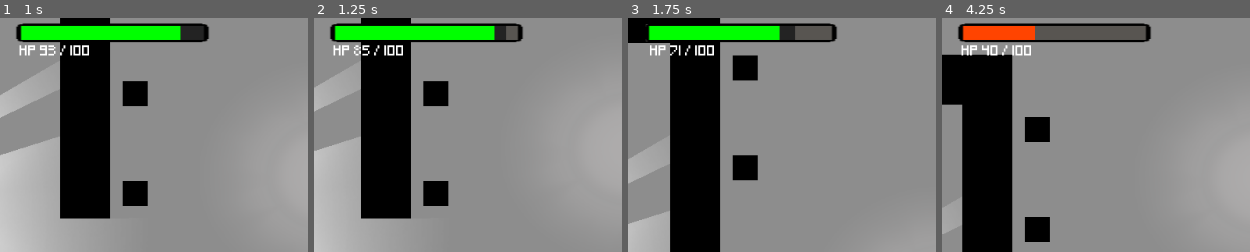
Above: before the commit, frames 1-4 (left to right).
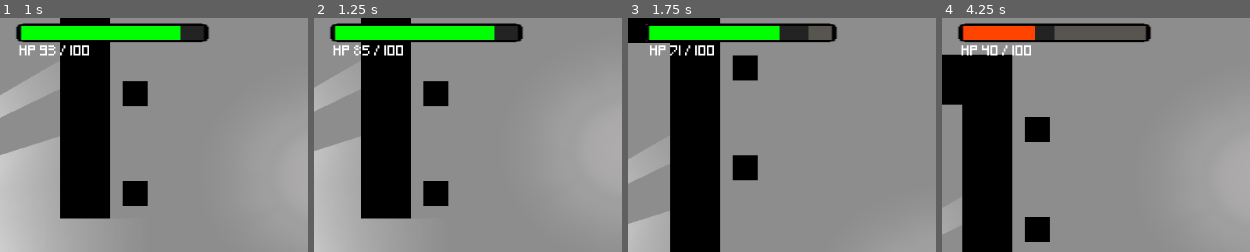
Above: after the commit, the same moments.

Repository: VicentGJ/ProyectoIP
Game: Godot game, scene res://scenes/world.tscn
The game is run twice, just before and just after one commit, with the same random seed, the same clock (stepped at 60 frames per second) and the same inputs. The engine's default icon, where the game draws it, is replaced by a stand-in: a white triangle on a blue panel in a dark square.
Inputs (mouse positions are % of the whole screen's width and height, from its top left):
- Up to frame 1 (1 s): move the mouse to (93, 45) at 0.52 s; hold Right (ui_right) from 0.53 s (still down); click (93, 45) at 0.6 s; tap Space (jump) at 0.77 s; tap T (test_action) at 0.8 s
- Up to frame 2 (1.25 s): keep holding Right (ui_right)
- Up to frame 3 (1.75 s): keep holding Right (ui_right); move the mouse to (39, 55) at 1.27 s; tap T (test_action) at 1.35 s; tap Space (jump) at 1.52 s; click (39, 55) at 1.55 s
- Up to frame 4 (4.25 s): move the mouse to (78, 28) at 2.02 s; release Right (ui_right) at 2.03 s; hold Left (ui_left) 2.03-2.78 s; click (78, 28) at 2.1 s; tap T (test_action) at 2.3, 3.6 s; move the mouse to (58, 70) at 2.77 s; hold Right (ui_right) from 2.78 s (still down); tap Ctrl (slide) at 2.85 s; tap Space (jump) at 3.02, 3.77 s; click (58, 70) at 3.05 s; move the mouse to (outside the picture) at 3.52 s
The pictures show only the part of the screen within x 0-50%, y 3-53%; the shares and areas given below are measured in that part.

Frame 1 is identical in both runs. In frame 2, 0.2% of the frame differs, in the area x 62-67%, y 3-10%; in frame 3, 0.3%; in frame 4, 0.4%, in the area x 30-37%, y 3-10%.

Commit message:
shake and  healing

Diff:
--- a/scenes/BossRightHand.tscn
+++ b/scenes/BossRightHand.tscn
@@ -1,12 +1,204 @@
-[gd_scene load_steps=7 format=2]
+[gd_scene load_steps=21 format=2]
 
 [ext_resource path="res://scripts/BossRightHand.gd" type="Script" id=1]
 [ext_resource path="res://icon.png" type="Texture" id=2]
 
 [sub_resource type="Animation" id=4]
 length = 0.001
+tracks/0/type = "value"
+tracks/0/path = NodePath("..:position")
+tracks/0/interp = 1
+tracks/0/loop_wrap = true
+tracks/0/imported = false
+tracks/0/enabled = true
+tracks/0/keys = {
+"times": PoolRealArray( 0 ),
+"transitions": PoolRealArray( 1 ),
+"update": 0,
+"values": [ Vector2( 111, 317 ) ]
+}
+tracks/1/type = "value"
+tracks/1/path = NodePath(".:modulate")
+tracks/1/interp = 1
+tracks/1/loop_wrap = true
+tracks/1/imported = false
+tracks/1/enabled = true
+tracks/1/keys = {
+"times": PoolRealArray( 0 ),
+"transitions": PoolRealArray( 1 ),
+"update": 0,
+"values": [ Color( 1, 1, 1, 1 ) ]
+}
+tracks/2/type = "value"
+tracks/2/path = NodePath("..:motion/sync_to_physics")
+tracks/2/interp = 1
+tracks/2/loop_wrap = true
+tracks/2/imported = false
+tracks/2/enabled = true
+tracks/2/keys = {
+"times": PoolRealArray( 0 ),
+"transitions": PoolRealArray( 1 ),
+"update": 0,
+"values": [ true ]
+}
+tracks/3/type = "value"
+tracks/3/path = NodePath("..:modulate")
+tracks/3/interp = 1
+tracks/3/loop_wrap = true
+tracks/3/imported = false
+tracks/3/enabled = true
+tracks/3/keys = {
+"times": PoolRealArray( 0 ),
+"transitions": PoolRealArray( 1 ),
+"update": 0,
+"values": [ Color( 1, 1, 1, 1 ) ]
+}
+
+[sub_resource type="Animation" id=6]
+resource_name = "horizontalAttack"
+length = 2.0
+tracks/0/type = "value"
+tracks/0/path = NodePath(".:modulate")
+tracks/0/interp = 1
+tracks/0/loop_wrap = true
+tracks/0/imported = false
+tracks/0/enabled = true
+tracks/0/keys = {
+"times": PoolRealArray( 0.3, 0.4, 0.5, 0.6, 0.7 ),
+"transitions": PoolRealArray( 1, 1, 1, 1, 1 ),
+"update": 0,
+"values": [ Color( 1, 1, 1, 1 ), Color( 0, 0, 0, 1 ), Color( 1, 1, 1, 1 ), Color( 0, 0, 0, 1 ), Color( 1, 1, 1, 1 ) ]
+}
+tracks/1/type = "value"
+tracks/1/path = NodePath("..:position")
+tracks/1/interp = 1
+tracks/1/loop_wrap = true
+tracks/1/imported = false
+tracks/1/enabled = true
+tracks/1/keys = {
+"times": PoolRealArray( 0, 0.1, 0.3, 0.4, 0.5, 0.6, 0.7, 1.1, 1.4, 1.5, 2 ),
+"transitions": PoolRealArray( 1, 1, 1, 1, 1, 1, 1, 1, 1, 1, 1 ),
+"update": 0,
+"values": [ Vector2( 155, 260 ), Vector2( 155, 260 ), Vector2( 44, 398 ), Vector2( 50, 402 ), Vector2( 63, 412 ), Vector2( 74, 426 ), Vector2( 91, 437 ), Vector2( 800, 437 ), Vector2( 800, 437 ), Vector2( 692.5, 431 ), Vector2( 155, 250 ) ]
+}
+
+[sub_resource type="Animation" id=7]
+resource_name = "idle"
+length = 4.0
+loop = true
+step = 1.0
+tracks/0/type = "value"
+tracks/0/path = NodePath("..:position")
+tracks/0/interp = 1
+tracks/0/loop_wrap = true
+tracks/0/imported = false
+tracks/0/enabled = true
+tracks/0/keys = {
+"times": PoolRealArray( 0, 2, 4 ),
+"transitions": PoolRealArray( 1, 1, 1 ),
+"update": 0,
+"values": [ Vector2( 155, 250 ), Vector2( 155, 270 ), Vector2( 155, 250 ) ]
+}
+
+[sub_resource type="Animation" id=8]
+resource_name = "verticalAttack_1"
+length = 2.5
+step = 0.01
+tracks/0/type = "value"
+tracks/0/path = NodePath("..:position")
+tracks/0/interp = 1
+tracks/0/loop_wrap = true
+tracks/0/imported = false
+tracks/0/enabled = true
+tracks/0/keys = {
+"times": PoolRealArray( 0, 0.4, 0.61, 1, 2.5 ),
+"transitions": PoolRealArray( 1, 1, 1, 1, 1 ),
+"update": 0,
+"values": [ Vector2( 155, 250 ), Vector2( 155, 121 ), Vector2( 155, 491 ), Vector2( 155, 491 ), Vector2( 155, 250 ) ]
+}
+tracks/1/type = "value"
+tracks/1/path = NodePath("..:modulate")
+tracks/1/interp = 1
+tracks/1/loop_wrap = true
+tracks/1/imported = false
+tracks/1/enabled = true
+tracks/1/keys = {
+"times": PoolRealArray( 0.16, 0.22, 0.28, 0.33, 0.39 ),
+"transitions": PoolRealArray( 1, 1, 1, 1, 1 ),
+"update": 0,
+"values": [ Color( 1, 1, 1, 1 ), Color( 0, 0, 0, 1 ), Color( 1, 1, 1, 1 ), Color( 0, 0, 0, 1 ), Color( 1, 1, 1, 1 ) ]
+}
+
+[sub_resource type="Animation" id=9]
+resource_name = "verticalAttack_2"
+length = 2.3
+tracks/0/type = "value"
+tracks/0/path = NodePath("..:position")
+tracks/0/interp = 1
+tracks/0/loop_wrap = true
+tracks/0/imported = false
+tracks/0/enabled = true
+tracks/0/keys = {
+"times": PoolRealArray( 0, 0.3, 0.89, 1.1, 1.49, 2.3 ),
+"transitions": PoolRealArray( 1, 1, 1, 1, 1, 1 ),
+"update": 0,
+"values": [ Vector2( 155, 250 ), Vector2( 337, 250 ), Vector2( 337, 200 ), Vector2( 337, 491 ), Vector2( 337, 491 ), Vector2( 155, 250 ) ]
+}
+tracks/1/type = "value"
+tracks/1/path = NodePath("..:modulate")
+tracks/1/interp = 1
+tracks/1/loop_wrap = true
+tracks/1/imported = false
+tracks/1/enabled = true
+tracks/1/keys = {
+"times": PoolRealArray( 0.6, 0.7, 0.8, 0.9 ),
+"transitions": PoolRealArray( 1, 1, 1, 1 ),
+"update": 0,
+"values": [ Color( 0, 0, 0, 1 ), Color( 1, 1, 1, 1 ), Color( 0, 0, 0, 1 ), Color( 1, 1, 1, 1 ) ]
+}
+
+[sub_resource type="AnimationNodeAnimation" id=10]
+animation = "horizontalAttack"
+
+[sub_resource type="AnimationNodeAnimation" id=11]
+animation = "idle"
+
+[sub_resource type="AnimationNodeAnimation" id=12]
+animation = "verticalAttack_1"
+
+[sub_resource type="AnimationNodeAnimation" id=13]
+animation = "verticalAttack_2"
+
+[sub_resource type="AnimationNodeStateMachineTransition" id=14]
+
+[sub_resource type="AnimationNodeStateMachineTransition" id=15]
+switch_mode = 2
+auto_advance = true
+
+[sub_resource type="AnimationNodeStateMachineTransition" id=16]
+
+[sub_resource type="AnimationNodeStateMachineTransition" id=17]
+switch_mode = 2
+auto_advance = true
+
+[sub_resource type="AnimationNodeStateMachineTransition" id=18]
+switch_mode = 2
+auto_advance = true
+
+[sub_resource type="AnimationNodeStateMachineTransition" id=19]
 
 [sub_resource type="AnimationNodeStateMachine" id=1]
+states/horizontalAttack/node = SubResource( 10 )
+states/horizontalAttack/position = Vector2( 712, 76 )
+states/idle/node = SubResource( 11 )
+states/idle/position = Vector2( 527, 76 )
+states/verticalAttack_1/node = SubResource( 12 )
+states/verticalAttack_1/position = Vector2( 343, 178 )
+states/verticalAttack_2/node = SubResource( 13 )
+states/verticalAttack_2/position = Vector2( 527, 178 )
+transitions = [ "idle", "horizontalAttack", SubResource( 14 ), "horizontalAttack", "idle", SubResource( 15 ), "idle", "verticalAttack_1", SubResource( 16 ), "verticalAttack_1", "idle", SubResource( 17 ), "verticalAttack_2", "idle", SubResource( 18 ), "idle", "verticalAttack_2", SubResource( 19 ) ]
+start_node = "idle"
+graph_offset = Vector2( 0, 33.2494 )
 
 [sub_resource type="AnimationNodeStateMachinePlayback" id=2]
 
@@ -15,31 +207,31 @@
 
 [node name="BossRightHand" type="KinematicBody2D"]
 position = Vector2( 111, 317 )
+motion/sync_to_physics = true
 script = ExtResource( 1 )
 __meta__ = {
 "_edit_group_": true
 }
 
 [node name="Sprite" type="Sprite" parent="."]
-position = Vector2( 0.499996, -2.98023e-07 )
-scale = Vector2( 1.70313, 2.21875 )
+position = Vector2( 1.62492, -2.98023e-07 )
+scale = Vector2( 1.73828, 2.21875 )
 texture = ExtResource( 2 )
 
 [node name="AnimationPlayer" type="AnimationPlayer" parent="."]
 root_node = NodePath("../Sprite")
 anims/RESET = SubResource( 4 )
+anims/horizontalAttack = SubResource( 6 )
+anims/idle = SubResource( 7 )
+anims/verticalAttack_1 = SubResource( 8 )
+anims/verticalAttack_2 = SubResource( 9 )
 
 [node name="AnimationTree" type="AnimationTree" parent="."]
 tree_root = SubResource( 1 )
 anim_player = NodePath("../AnimationPlayer")
-active = true
 parameters/playback = SubResource( 2 )
 
 [node name="CollisionShape2D" type="CollisionShape2D" parent="."]
 shape = SubResource( 3 )
 
-[node name="StandartMove" type="Tween" parent="."]
-
-[node name="HorizontalAttack" type="Tween" parent="."]
-
-[connection signal="tween_completed" from="StandartMove" to="." method="_on_StandartMove_tween_completed"]
+[node name="damaged" type="Tween" parent="."]
--- a/scenes/health_bar.tscn
+++ b/scenes/health_bar.tscn
@@ -10,6 +10,19 @@
 size = 11
 use_mipmaps = true
 font_data = ExtResource( 5 )
+
+[sub_resource type="ParticlesMaterial" id=11]
+emission_shape = 2
+emission_box_extents = Vector3( 65, 10, 1 )
+flag_disable_z = true
+gravity = Vector3( 0, -98, 0 )
+angular_velocity = 203.89
+angular_velocity_random = 0.42
+orbit_velocity = 0.0
+orbit_velocity_random = 0.0
+scale = 1.5
+scale_random = 1.0
+color = Color( 0.101961, 1, 0, 1 )
 
 [sub_resource type="Animation" id=2]
 length = 0.001
@@ -112,7 +125,7 @@
 value = 100.0
 texture_under = ExtResource( 4 )
 texture_progress = ExtResource( 1 )
-tint_progress = Color( 1, 0, 0, 1 )
+tint_progress = Color( 0.231373, 0.231373, 0.231373, 1 )
 __meta__ = {
 "_edit_use_anchors_": false
 }
@@ -148,6 +161,14 @@
 "_edit_use_anchors_": false
 }
 
+[node name="Particles2D" type="Particles2D" parent="health_under"]
+position = Vector2( 62.208, 9 )
+emitting = false
+amount = 30
+lifetime = 0.5
+one_shot = true
+process_material = SubResource( 11 )
+
 [node name="update_hp_bar" type="Tween" parent="."]
 
 [node name="numeric_hp_update" type="Tween" parent="."]
--- a/scenes/player.tscn
+++ b/scenes/player.tscn
@@ -681,6 +681,8 @@
 [node name="HealthBar" parent="CanvasLayer" instance=ExtResource( 3 )]
 
 [node name="health_under" parent="CanvasLayer/HealthBar" index="0"]
+margin_left = 34.416
+margin_right = 159.417
 tint_progress = Color( 0.141176, 0.141176, 0.141176, 1 )
 
 [node name="health_over" parent="CanvasLayer/HealthBar/health_under" index="0"]
--- a/scenes/world.tscn
+++ b/scenes/world.tscn
@@ -54,10 +54,6 @@
 margin_right = -83.0
 margin_bottom = -89.0
 
-[node name="health_under" parent="player/CanvasLayer/HealthBar" index="0"]
-margin_left = 34.416
-margin_right = 159.416
-
 [node name="AnimationTree" parent="player/CanvasLayer/HealthBar" index="5"]
 parameters/playback = SubResource( 3 )
 
--- a/scripts/BossRightHand.gd
+++ b/scripts/BossRightHand.gd
@@ -1,18 +1,19 @@
 extends KinematicBody2D
-var movementLimit
+
 var handLife = 21 #7 full combos of the player
-onready var handMove = $StandartMove
-onready var horizontalAttack = $HorizontalAttack
+
 func _ready():
 	pass
 
-#func damage
+#func doDamage():
+#	change for a signal with the int value of the damage
 
-func damaged():
-	handLife -= 1
+#func damaged():
+#	handLife -= 1
+#	if player attack area collides with self collision area
 
-func horizontalAttack():
-	horizontalAttack.interpolate_property(self,"position:x",position.x,position.x + 200, 1,Tween.TRANS_BACK,Tween.EASE_IN)
+#func horizontalAttack():
+#	pass
 
 func _process(delta):
 	pass
--- a/scripts/Player.gd
+++ b/scripts/Player.gd
@@ -284,17 +284,12 @@
 
 func _on_health_under_value_changed(value):
 	if value == 0:
-
 		death_animation()
 func _on_health_over_value_changed(value):
-
 	if value > 0:
 		hurt_animation()
-		$hea
-	elif value < 0:
-#		maybe add healing particles
-		pass
+
 func _on_inmunity_timer_timeout():
 	inmunity = false
-	set_collision_layer(1) #reset la capa y mascara de colision del player(inmunidad)
+	set_collision_layer(1) #reset la capa y mascara de colision del player(quitar inmunidad)
 	set_collision_mask(1)
--- a/scripts/health_bar.gd
+++ b/scripts/health_bar.gd
@@ -13,7 +13,7 @@
 
 func hp_change(change):
 	if change > 0: #damage
-		update_tween.interpolate_property(health_under, "value", health_over.value,health_over.value - change, 0.4,Tween.TRANS_LINEAR,Tween.EASE_IN,0.2)
+		update_tween.interpolate_property(health_under, "value", health_over.value,health_over.value - change, 0.4,Tween.TRANS_LINEAR,Tween.EASE_IN,0.5)
 		update_tween.start()
 		$numeric_hp_update.interpolate_method(self, "numeric_hpCount",health_under.value, health_over.value,0.4,Tween.TRANS_EXPO,Tween.EASE_IN)
 		$numeric_hp_update.start()
@@ -22,9 +22,9 @@
 
 	elif change < 0: #healing
 		health_under.value -= change
-		update_tween.interpolate_property(health_over, "value", health_over.value,health_under.value, 0.4,Tween.TRANS_LINEAR,Tween.EASE_IN,0.2)
+		update_tween.interpolate_property(health_over, "value", health_over.value,health_under.value, 0.4,Tween.TRANS_LINEAR,Tween.EASE_IN,0.5)
 		update_tween.start()
-
+		$health_under/Particles2D.set_emitting(true)
 	$numeric_hp_update.interpolate_method(self, "numeric_hpCount",health_under.value, health_over.value,0.4,Tween.TRANS_LINEAR,Tween.EASE_IN)
 	set_hpColor(health_over.value)
 
Not shown: 1 places in scenes/health_bar.tscn that only renumber resources
